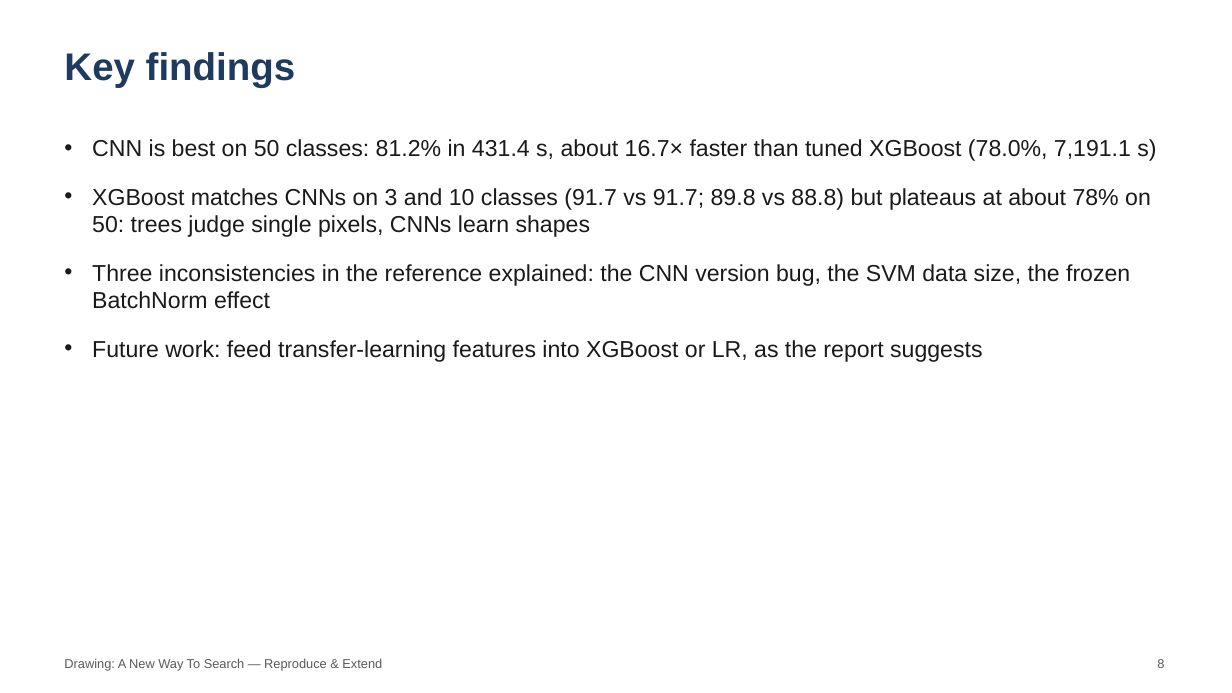
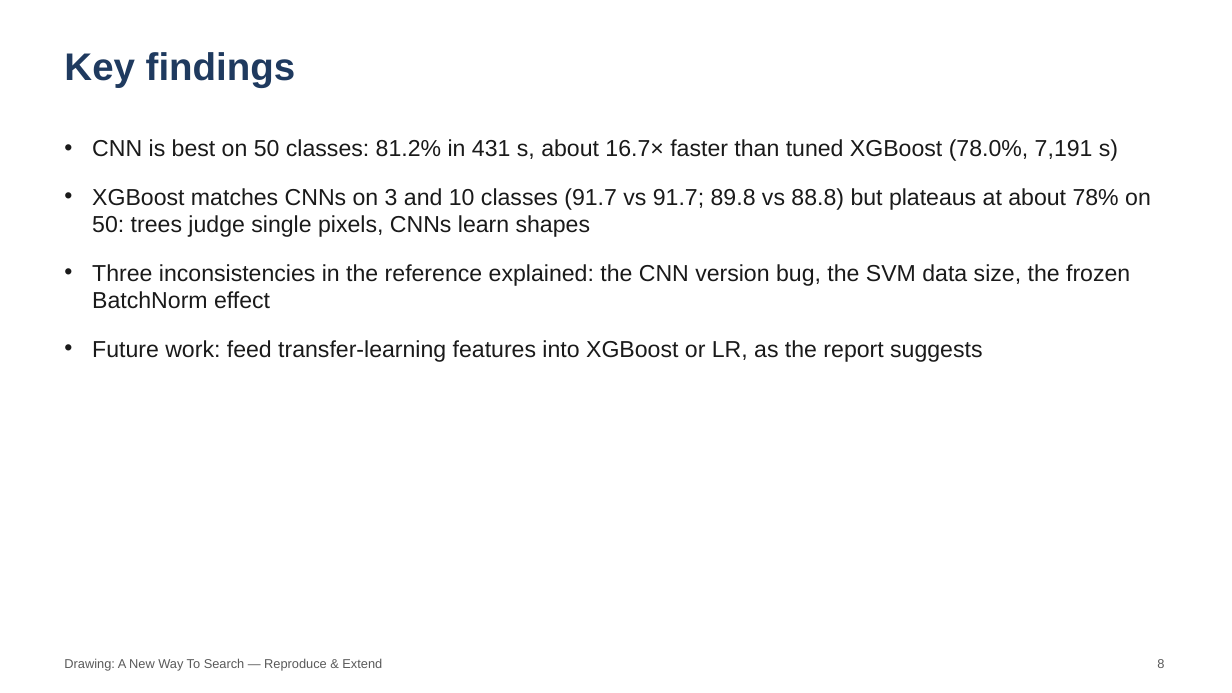
Before and after one commit to kesho475/ML-MiniProject, a slide deck: slide 8 of presentation/ML_MiniProject.pptx. Drawn at 1232x693 pixels with LibreOffice and Linux fonts; fonts in the diff are those of the drawing. Boxes give left, top, right and bottom in pixels: in the first picture for what was removed or moved away, otherwise in the second. Text is boxed around its words. In the diff, an @@ line names an element or a change of style, - is before the commit and + after.

```diff
--- a/presentation/ML_MiniProject.pptx
+++ b/presentation/ML_MiniProject.pptx
@@ text at (92, 139, 1118, 161): text changed @@
-• CNN is best on 50 classes: 81.2% in 431.4 s, about 16.7× faster than tuned XGBoost (78.0%, 7,191.1 s)
+• CNN is best on 50 classes: 81.2% in 431 s, about 16.7× faster than tuned XGBoost (78.0%, 7,191 s)
```
Also in this commit, not shown: 2 other slides changed, 36 other files.
